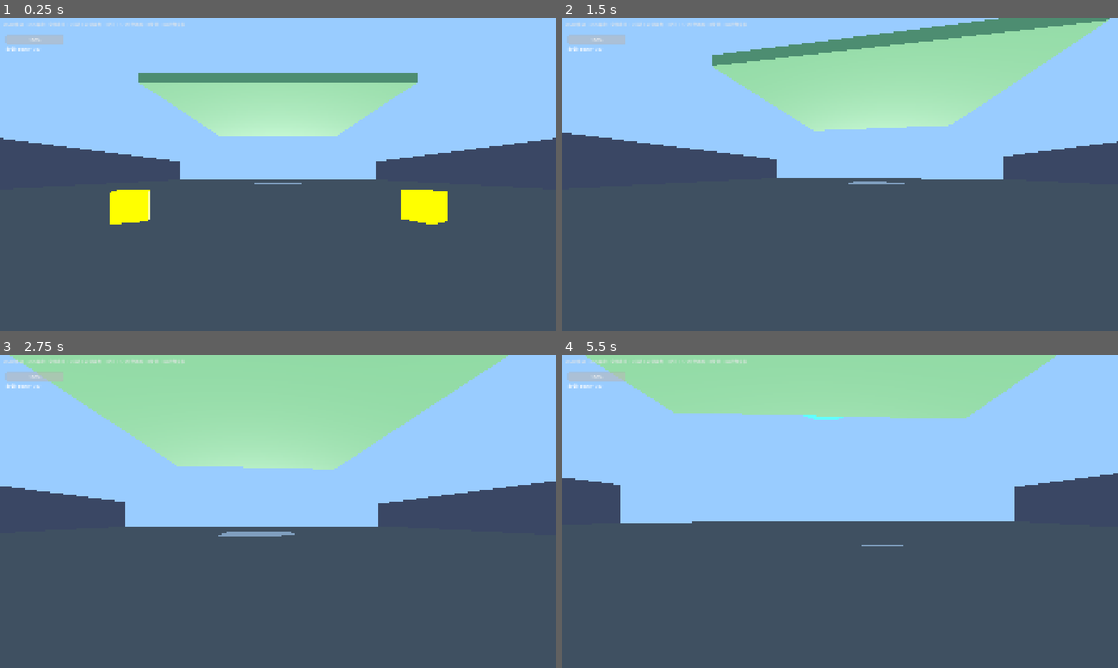
Above: before the commit, frames 1-4 (two rows, left to right).
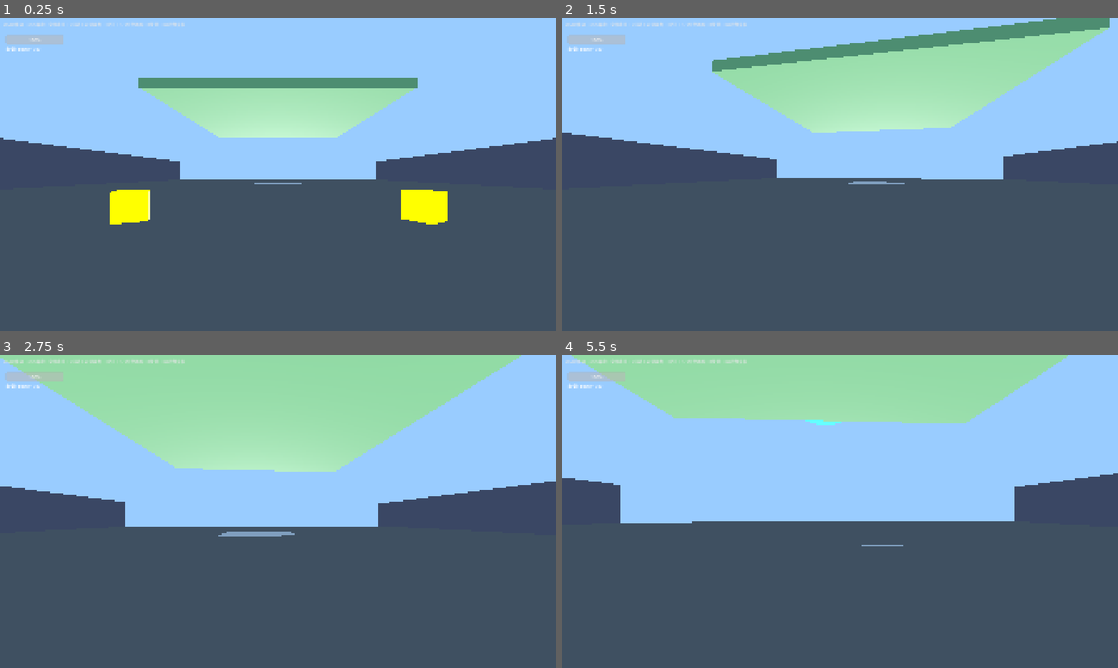
Above: after the commit, the same moments.

Repository: Potatopill98/let-s_go
Game: Godot game, scene res://modules/level/tests/level2_test.tscn
Two runs of this game, one before a commit and one after it. Both use one fixed random seed, a clock stepped at 60 frames per second and the inputs below.
Inputs (mouse positions are in pixels of both pictures, inside the frame that each line leads up to):
- Up to frame 1 (0.25 s): no input
- Up to frame 2 (1.5 s): tap Enter at 0.5 s; move the mouse to (867, 174) at 0.52 s; hold W (move_forward) from 0.53 s (still down); tap E (interact) at 0.6 s; click (867, 174) at 0.67 s; tap Space at 0.77 s; move the mouse to (812, 174) at 1.27 s; tap Q at 1.35 s
- Up to frame 3 (2.75 s): keep holding W (move_forward); tap Space at 1.52 s; move the mouse to (289, 505) at 2.02 s; tap 1 at 2.1 s
- Up to frame 4 (5.5 s): keep holding W (move_forward); move the mouse to (834, 517) at 2.77 s; tap 2 at 2.85 s; click (834, 517) at 2.92 s; tap Space at 3.02, 3.77, 4.52 s; move the mouse to (878, 514) at 3.52 s; hold Shift 3.53-4.28 s; move the mouse to (795, 508) at 4.27 s; tap E (interact) at 4.35 s; move the mouse to (845, 511) at 5.02 s; tap Q at 5.1 s; click (845, 511) at 5.17 s

The runs differ from the first frame. In frame 1, 2.0% of the frame differs, in the area x 24-76%, y 17-39%; in frame 2, 3.5%, in the area x 27-99%, y 0-37%; in frame 3, 1.4%; in frame 4, 1.6%.

Commit message:
fix: 修复升降平台到达第三层后玩家被碰撞挤下来的问题，到达信号只发一次，平台顶部与第三层地面齐平，到达后自动传送玩家到安全位置

Diff:
--- a/modules/level/elevator_platform.gd
+++ b/modules/level/elevator_platform.gd
@@ -7,6 +7,7 @@
 
 var is_activated: bool = false
 var is_rising: bool = false
+var has_arrived: bool = false
 var countdown_timer: float = 0.0
 var original_y: float = 0.0
 var target_y: float = 0.0
@@ -50,9 +51,23 @@
 				var platform_horizontal: Vector2 = Vector2(global_position.x, global_position.z)
 				if player_horizontal.distance_to(platform_horizontal) < 4.0:
 					player.global_position += move_delta
-		if position.y >= target_y - 0.01:
+		if position.y >= target_y - 0.01 and not has_arrived:
 			position.y = target_y
 			is_rising = false
+			has_arrived = true
+			# 把站在平台上的玩家传送到第三层地面，避免被碰撞挤下来
+			var all_players: Array = get_tree().get_nodes_in_group("player")
+			for p in all_players:
+				var player: Player = p as Player
+				if player == null:
+					continue
+				var player_bottom: float = player.global_position.y
+				var platform_top: float = global_position.y + 0.3
+				if abs(player_bottom - platform_top) < 1.0:
+					var player_horizontal: Vector2 = Vector2(player.global_position.x, player.global_position.z)
+					var platform_horizontal: Vector2 = Vector2(global_position.x, global_position.z)
+					if player_horizontal.distance_to(platform_horizontal) < 4.0:
+						player.global_position = Vector3(player.global_position.x, target_y + 0.5, player.global_position.z)
 			platform_risen.emit()
 			UIManager.show_message("已到达第三层安全区！")
 
--- a/modules/level/tests/level2_test.tscn
+++ b/modules/level/tests/level2_test.tscn
@@ -229,21 +229,21 @@
 ; ==================== 第三层安全区（y=12高度） ====================
 [node name="Level3Floor" type="MeshInstance3D" parent="."]
 mesh = SubResource("Level3FloorMesh")
-position = Vector3(0, 12.5, -10)
+position = Vector3(0, 12.0, -10)
 [node name="Level3FloorBody" type="StaticBody3D" parent="Level3Floor"]
 [node name="Level3FloorShape" type="CollisionShape3D" parent="Level3Floor/Level3FloorBody"]
 shape = SubResource("Level3FloorCol")
 
 ; 复活点（第三层入口处）
 [node name="RespawnPoint" type="Area3D" parent="."]
-position = Vector3(0, 13, -10)
+position = Vector3(0, 12.5, -10)
 script = ExtResource("10_respawn")
 [node name="RespawnCol" type="CollisionShape3D" parent="RespawnPoint"]
 shape = SubResource("WinZoneCol")
 
 ; 通关区域（第三层尽头）
 [node name="WinZone" type="Area3D" parent="."]
-position = Vector3(0, 13, -25)
+position = Vector3(0, 12.5, -25)
 script = ExtResource("9_win")
 [node name="WinCol" type="CollisionShape3D" parent="WinZone"]
 shape = SubResource("WinZoneCol")
